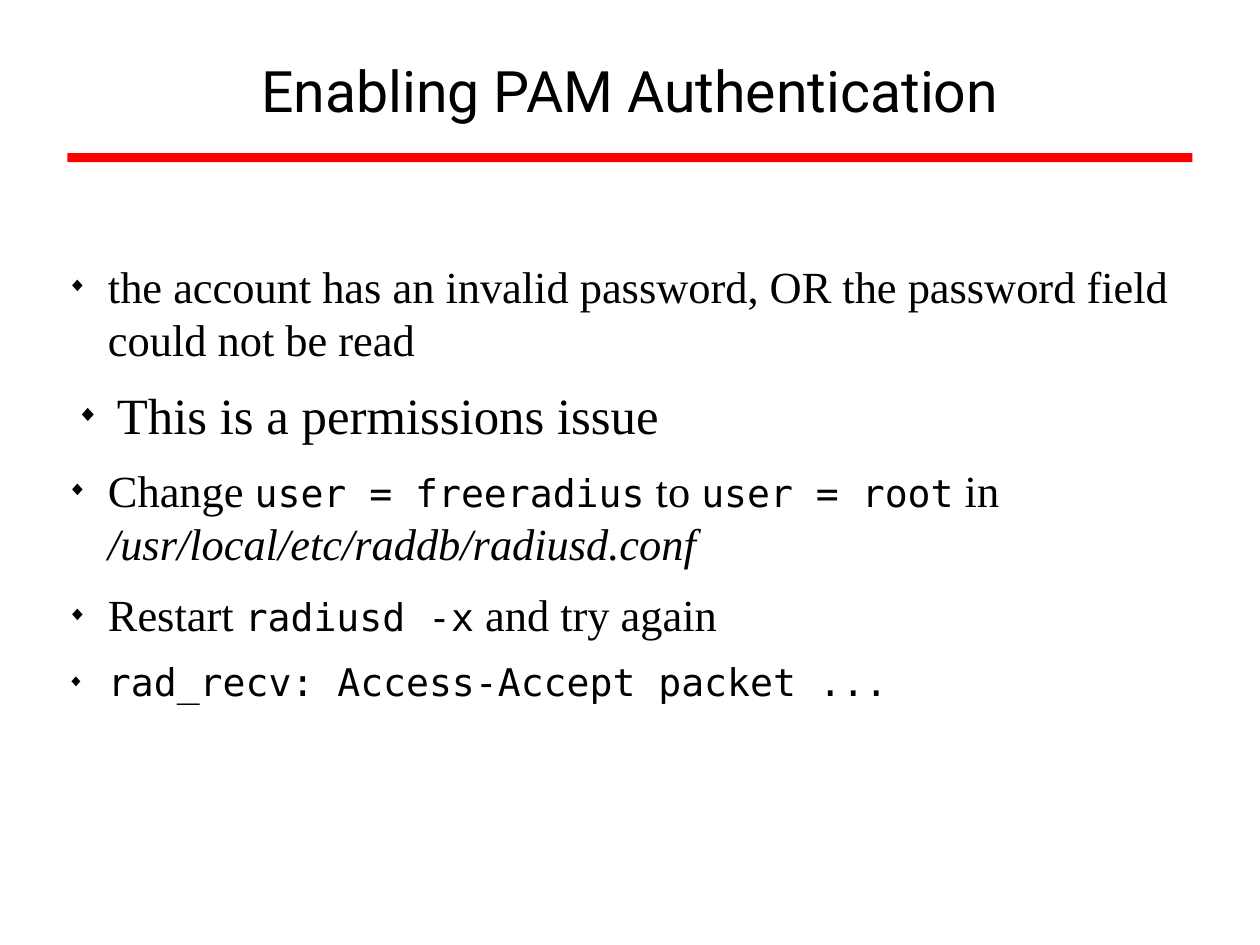
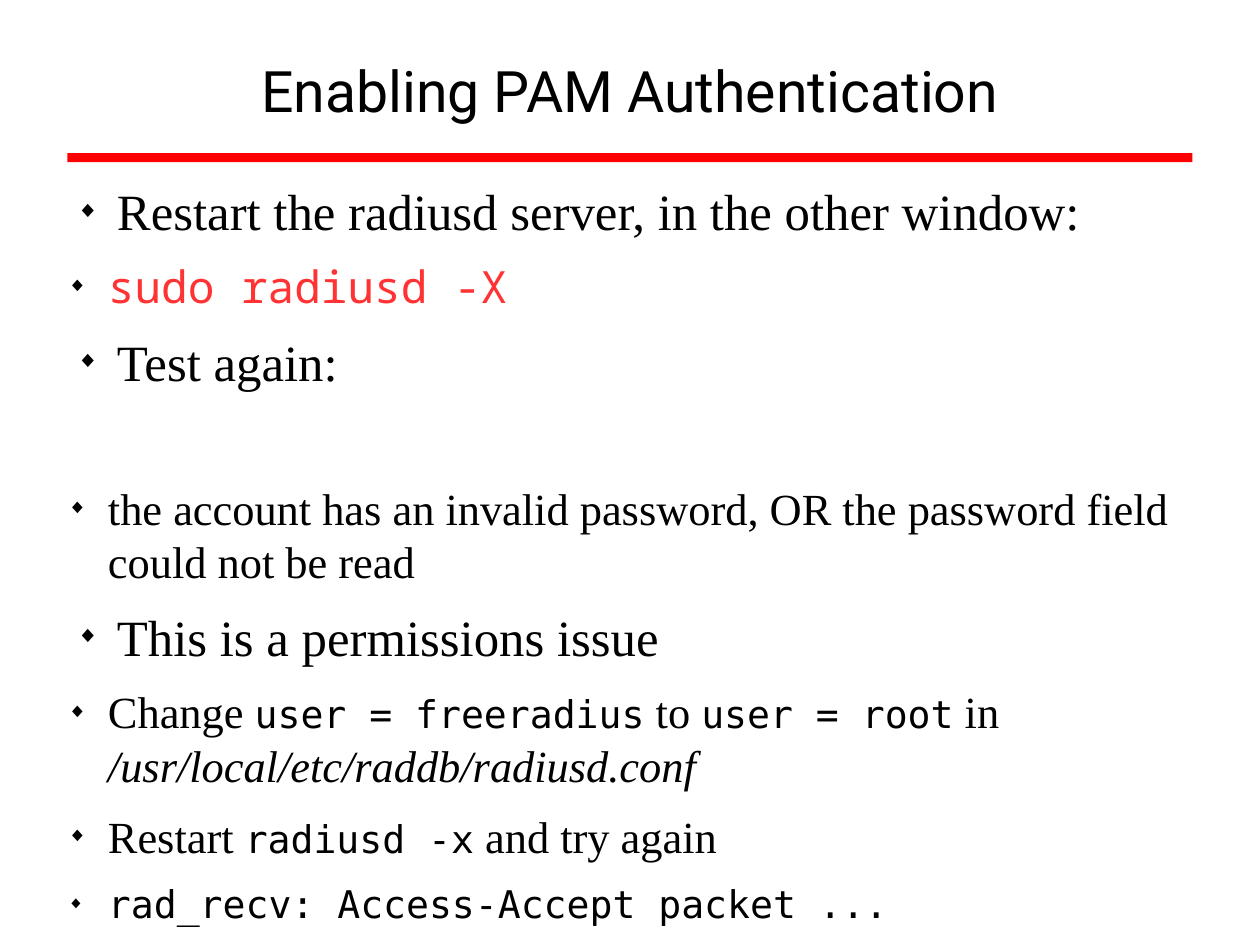
Before and after one commit to afnog/sse, a slide deck: slide 34 of radius/radius_presentation.odp. Drawn at 1260x945 pixels with LibreOffice and Linux fonts; fonts in the diff are those of the drawing; background and template pictures are left out. Boxes give left, top, right and bottom in pixels: in the first picture for what was removed or moved away, otherwise in the second. Text is boxed around its words. In the diff, an @@ line names an element or a change of style, - is before the commit and + after.

```diff
--- a/radius/radius_presentation.odp
+++ b/radius/radius_presentation.odp
@@ text at (108,194,1080,391): paragraphs added @@
+◆ Restart the radiusd server, in the other window:
+  ◆ sudo radiusd -X
+◆ Test again:
```
Also in this commit, not shown: 1 other slide changed, 1 other file.
